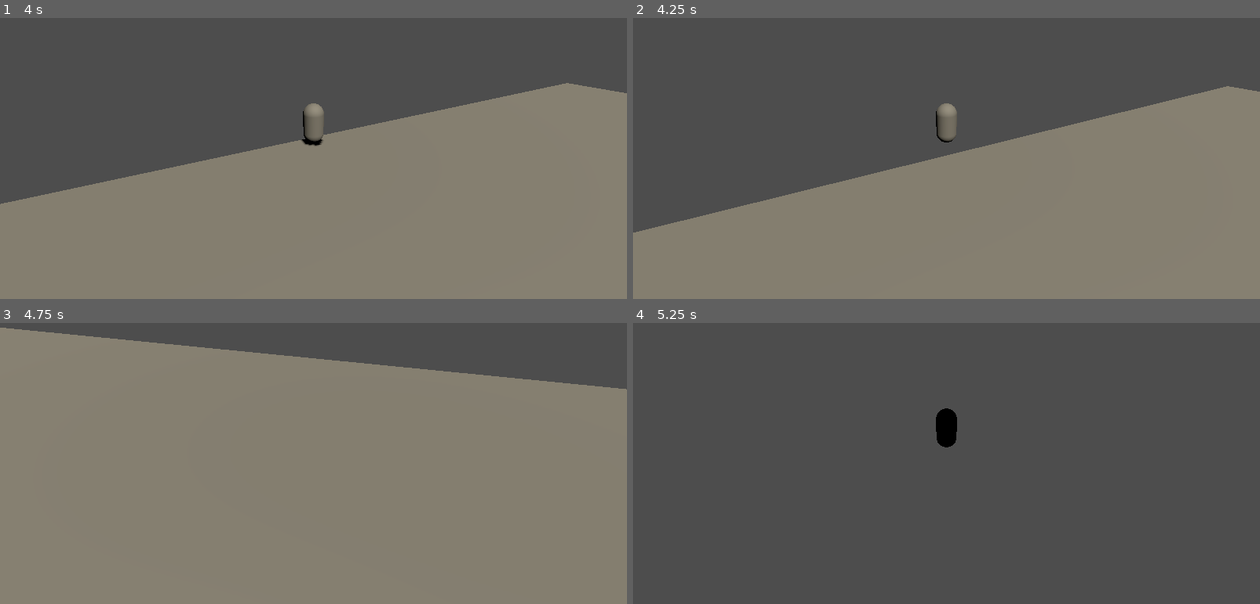
Above: before the commit, frames 1-4 (two rows, left to right).
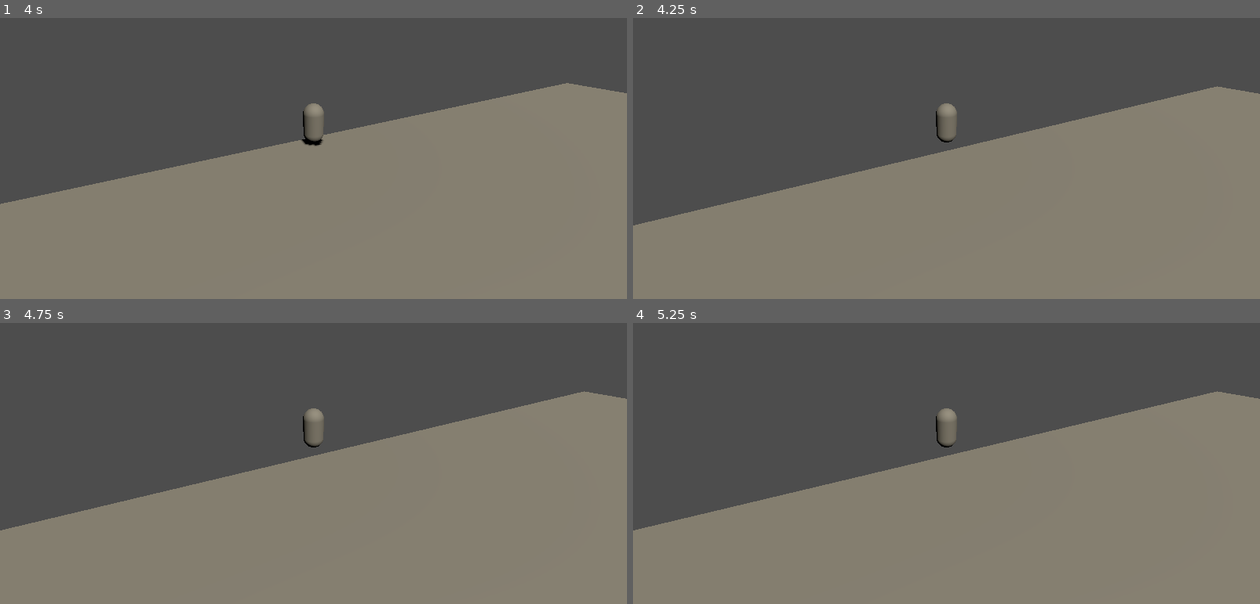
Above: after the commit, the same moments.

Repository: o4ugDF54PlqU/DalSegno-Godot
Game: Godot game, scene res://scenes/levels/Trash's_Debug_Level.tscn
The game is run twice, just before and just after one commit, with the same random seed, the same clock (stepped at 60 frames per second) and the same inputs.
Inputs (mouse positions are in pixels of both pictures, inside the frame that each line leads up to):
- Up to frame 1 (4 s): tap Enter at 0.5 s; move the mouse to (344, 121) at 0.52 s; hold Up (move_forward) from 0.53 s (still down); tap Space (jump) at 0.77, 1.52, 3.02, 3.77 s; move the mouse to (282, 124) at 1.27 s; move the mouse to (326, 116) at 2.02 s; move the mouse to (307, 127) at 2.77 s; move the mouse to (357, 127) at 3.52 s
- Up to frame 2 (4.25 s): keep holding Up (move_forward); tap Escape (ui_cancel) at 4.15 s
- Up to frame 3 (4.75 s): keep holding Up (move_forward); move the mouse to (263, 424) at 4.27 s; tap Space (jump) at 4.52 s
- Up to frame 4 (5.25 s): keep holding Up (move_forward); move the mouse to (952, 426) at 5.02 s

Frame 1 is identical in both runs. In frame 2, 1.6% of the frame differs, in the area x 0-100%, y 24-77%; in frame 3, 35%; in frame 4, 53%, in the area x 0-100%, y 24-100%.

Commit message:
Pausing added
No pause screen, but the game stops when the esc key is pressed, and resumes when it is pressed again. Also, the mouse is free when the game is paused, so you can close the window in a normal manner.

Diff:
--- a/project.godot
+++ b/project.godot
@@ -14,6 +14,10 @@
 run/main_scene="res://scenes/levels/Trash's_Debug_Level.tscn"
 config/features=PackedStringArray("4.1", "Forward Plus")
 config/icon="res://icon.svg"
+
+[autoload]
+
+GameManager="*res://scenes/GameManager.tscn"
 
 [filesystem]
 
--- /dev/null
+++ b/scenes/GameManager.tscn
@@ -0,0 +1,11 @@
+[gd_scene load_steps=3 format=3 uid="uid://d3y8xgwiwnkkj"]
+
+[ext_resource type="Script" path="res://scripts/GameManagerCode.gd" id="1_r02tx"]
+[ext_resource type="Script" path="res://scripts/InputHandler.gd" id="2_3qhds"]
+
+[node name="GameManager" type="Node"]
+script = ExtResource("1_r02tx")
+
+[node name="InputHandler" type="Node" parent="."]
+process_mode = 3
+script = ExtResource("2_3qhds")
--- /dev/null
+++ b/scenes/PauseMenu.tscn
@@ -0,0 +1,4 @@
+[gd_scene format=3 uid="uid://cxvy0a8jxnlse"]
+
+[node name="PauseMenu" type="Node3D"]
+process_mode = 2
--- /dev/null
+++ b/scripts/GameManagerCode.gd
@@ -0,0 +1,30 @@
+# This code and scene are here to manage any information that we want to persist between levels and menus. Things like the ability to pause.
+# This scene is autoloaded (which is set in the Project settings) which means it is always running
+# You can access functions such as pausing in any other script bu using a line like the example below
+# GameManager.toggle_pause()
+# (GameManager being the name of this scene)
+
+extends Node
+
+# Define your game states
+enum GameState {
+	PLAYING,
+	PAUSED,
+	GAME_OVER
+}
+
+# Current game state
+var game_state = GameState.PLAYING
+
+# Called when the node enters the scene tree for the first time.
+func _ready():
+	pass
+
+# Function to toggle pause
+func set_pause_status(is_paused):
+	game_state = GameState.PAUSED if is_paused else GameState.PLAYING
+	get_tree().paused = game_state == GameState.PAUSED
+	if is_paused:
+		Input.set_mouse_mode(Input.MOUSE_MODE_VISIBLE)
+	else:
+		Input.set_mouse_mode(Input.MOUSE_MODE_CAPTURED)
--- /dev/null
+++ b/scripts/InputHandler.gd
@@ -0,0 +1,12 @@
+extends Node
+
+# Reference to the GameManager
+var game_manager
+
+func _ready():
+	# Assuming the GameManager node is a parent of the InputHandler node
+	game_manager = get_parent()
+
+func _input(event):
+	if event is InputEventKey and event.is_pressed() and Input.is_action_just_pressed("ui_cancel"):
+		game_manager.set_pause_status(!get_tree().paused)
Not shown, added: export_presets.cfg
